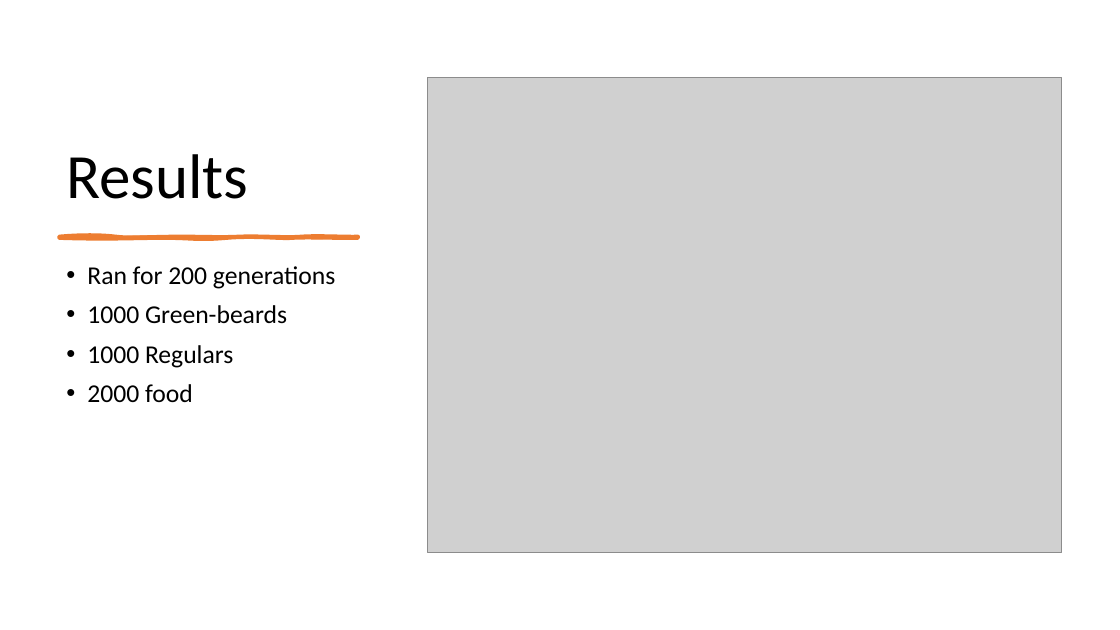
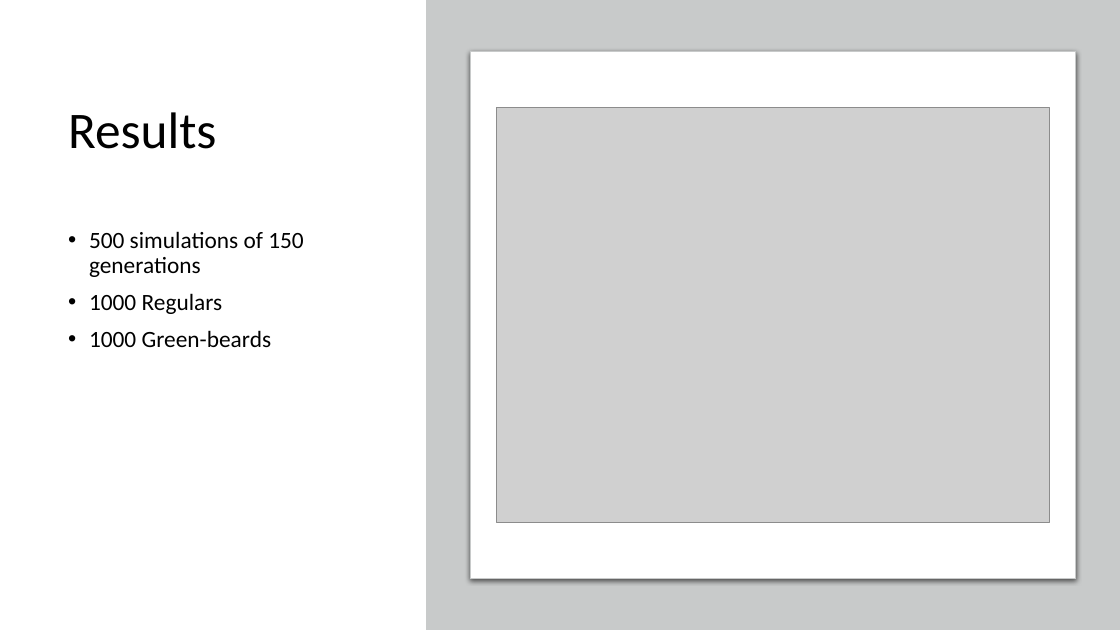
Before and after one commit to LiWeiYeh/Utrecht-University, a slide deck: slide 9 of Research-Methods/Altruism-presentation.pptx (slide 8 before the commit). Drawn at 1120x630 pixels with LibreOffice and Linux fonts; fonts in the diff are those of the drawing; grey boxes stand for pictures. Boxes give left, top, right and bottom in pixels: in the first picture for what was removed or moved away, otherwise in the second. Text is boxed around its words. In the diff, an @@ line names an element or a change of style, - is before the commit and + after.

Commit message:
updated presentation final

```diff
--- a/Research-Methods/Altruism-presentation.pptx
+++ b/Research-Methods/Altruism-presentation.pptx
@@ rectangle added at [426,0,1120,630], fill #C8CACA @@
@@ title "Results" at [68,112,217,149]: size 54 to 44 pt; vertical alignment bottom to middle @@
@@ rounded rectangle added at [471,51,1075,579], fill #FFFFFF, outline #C8CACA 0.75 pt @@
@@ picture: place and size @@
-picture at [428,77,1062,553]
+picture at [497,108,1049,523]
@@ freeform shape removed at [59,236,358,238] @@
@@ text "500 simulations of 150 generations": place and size @@
-text "500 simulations of 150 generations" at [87,266,335,402]
+text "500 simulations of 150 generations" at [89,231,303,347]
@@ text at [89,231,303,314]: text changed; size 22 to 20 pt @@
-• Ran for 200 generations
+• 500 simulations of 150 generations
+• 1000 Regulars
@@ text at [87,345,233,402]: paragraphs removed @@
-• 1000 Regulars
-• 2000 food
@@ text at [89,330,272,347]: size 22 to 20 pt in "1000 Green-beards" @@
```
Also in this commit, not shown: 4 other slides changed, 5 slides added, 3 slides removed.
